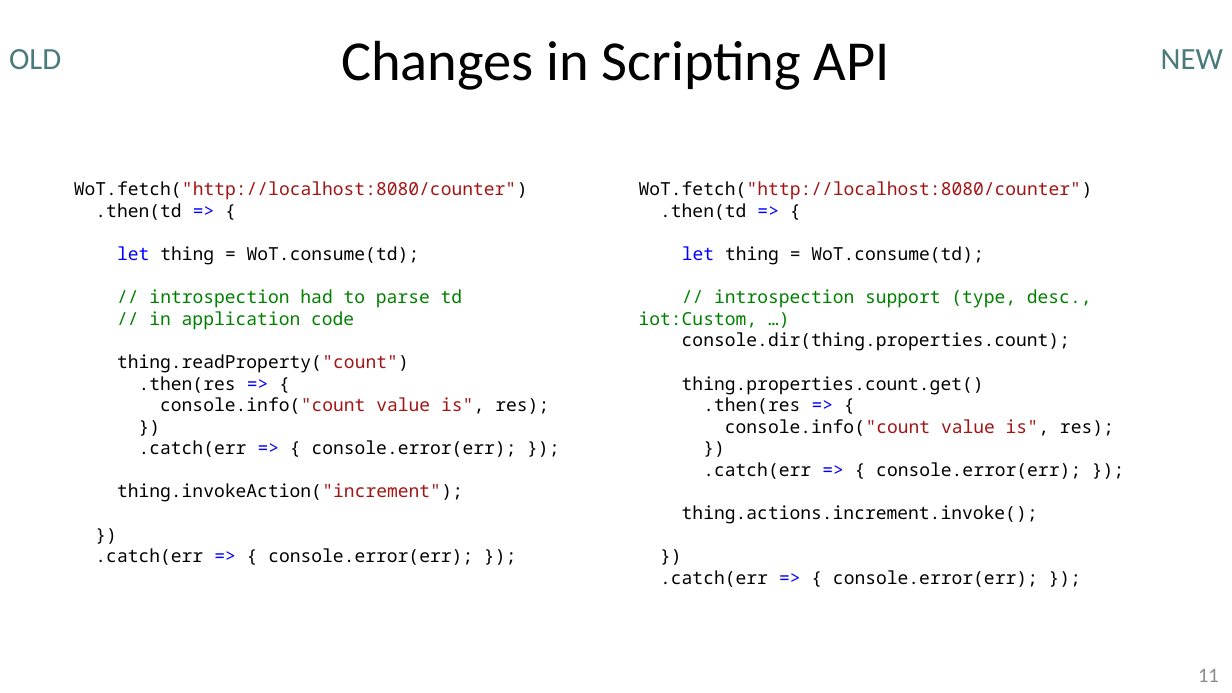
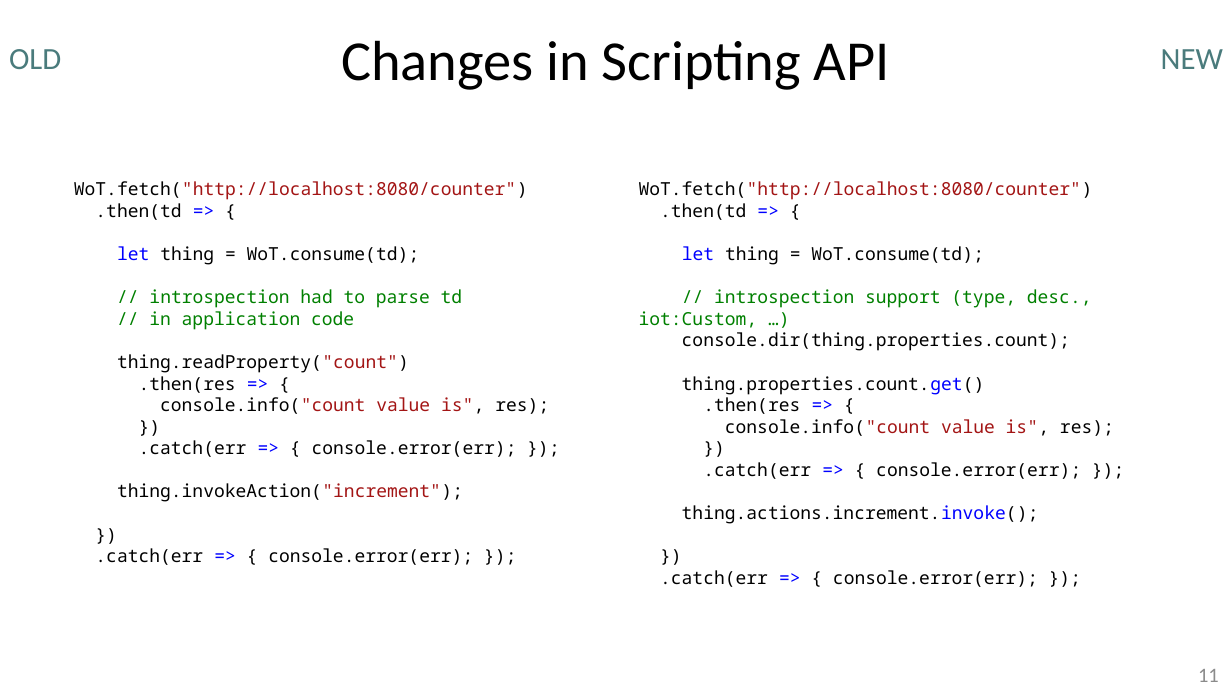
Before and after one commit to t2trg/2018-ietf102, a slide deck: slide 11 of slides/13_T2TRG_IETF102_W3C-WoT-Update.pptx. Drawn at 1232x693 pixels with LibreOffice and Linux fonts; fonts in the diff are those of the drawing. Boxes give left, top, right and bottom in pixels: in the first picture for what was removed or moved away, otherwise in the second. Text is boxed around its words. In the diff, an @@ line names an element or a change of style, - is before the commit and + after.

```diff
--- a/slides/13_T2TRG_IETF102_W3C-WoT-Update.pptx
+++ b/slides/13_T2TRG_IETF102_W3C-WoT-Update.pptx
@@ text at [682, 376, 1039, 524]: text colour #000000 to #0000FF in "thing.properties.count.get()", "thing.actions.increment.invoke();" @@
```
Also in this commit, not shown: 5 other slides changed.
